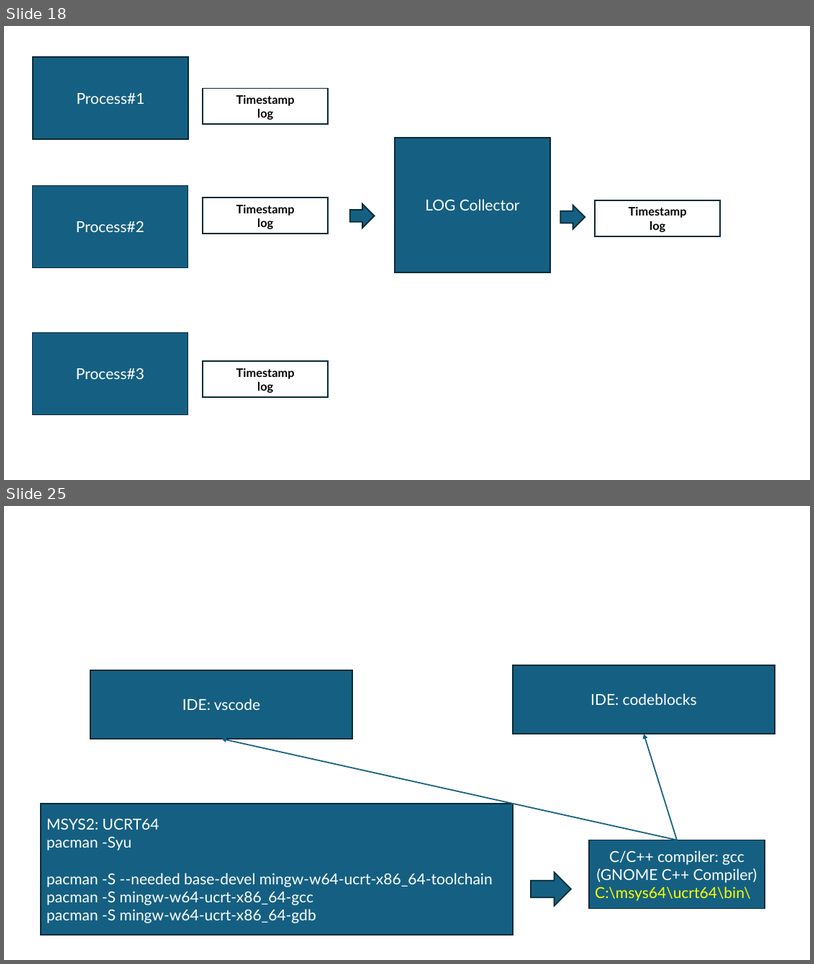
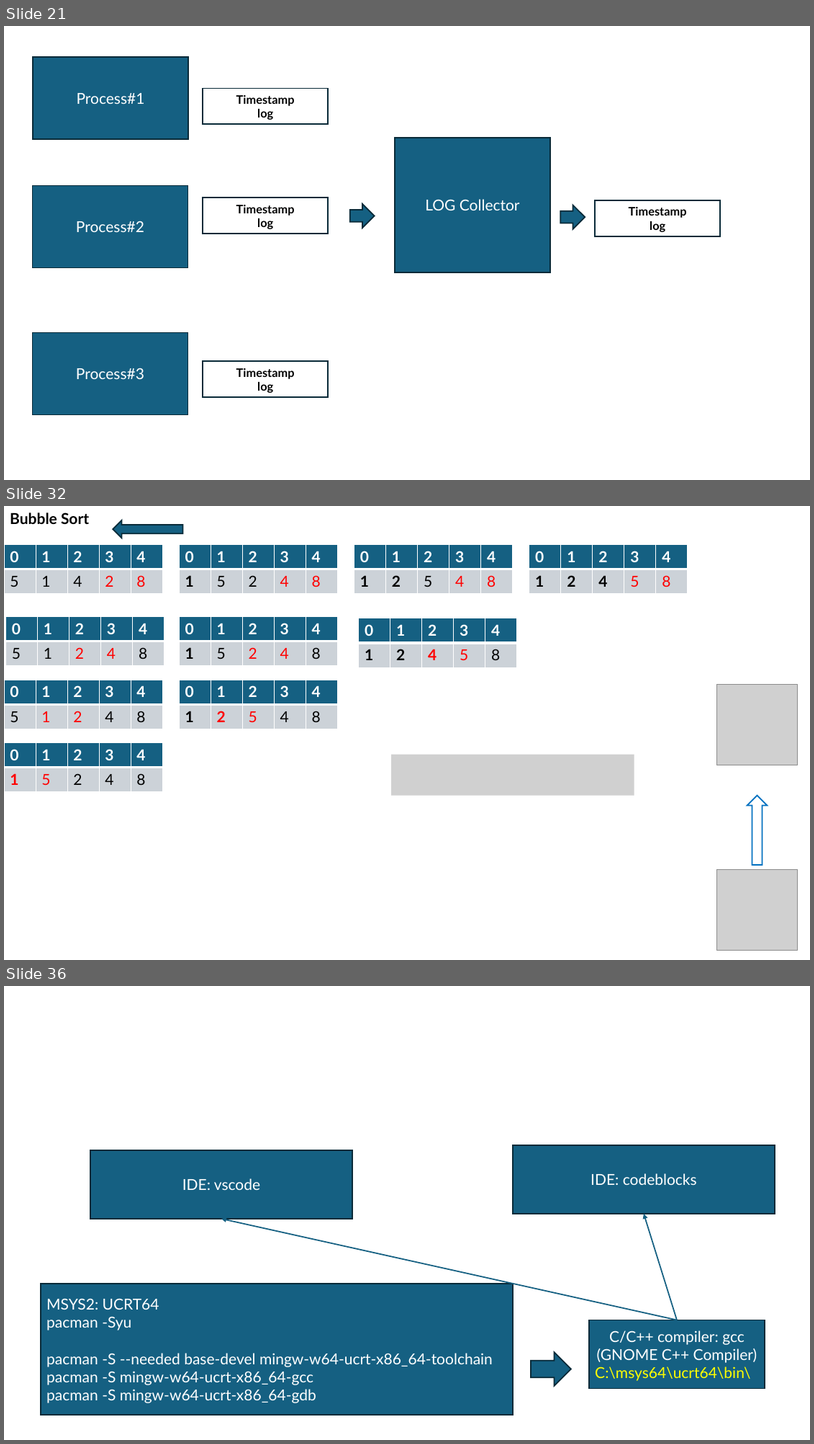
Before and after one commit to mo-mosverkstad/my_data_structure, a slide deck: ppt/dataStructure.pptx. Shown one above the other, each under a label of ours: slides 18 and 25 before the commit, slides 21, 32 and 36 after it; the slides between them are not shown. The pictures are 814x964 and 814x1444 pixels, drawn with LibreOffice and Linux fonts; fonts in the diff are those of the drawing; grey boxes stand for pictures. Boxes give left, top, right and bottom in pixels: in the first picture for what was removed or moved away, otherwise in the second. Text is boxed around its words. In the diff, an @@ line names an element or a change of style, - is before the commit and + after.

Commit message:
Heapsort, Mergesort, Bubblesort, Exchangesort
Heapsort, Mergesort, Bubblesort, Exchangesort

```diff
--- a/ppt/dataStructure.pptx
+++ b/ppt/dataStructure.pptx
@@ slide 32 added at (4,506,810,960), background #FFFFFF @@
@@ text added at (10,512,89,524), 18 pt, text #000000, bold @@
+Bubble Sort
@@ left arrow added at (113,520,183,538), fill #156082, outline #092A39 1.5 pt @@
@@ table added at (4,544,161,593), 2 rows, 5 columns @@
+0 | 1 | 2 | 3 | 4
+5 | 1 | 4 | 2 | 8
@@ table added at (180,544,337,593), 2 rows, 5 columns @@
+0 | 1 | 2 | 3 | 4
+1 | 5 | 2 | 4 | 8
@@ table added at (354,544,512,593), 2 rows, 5 columns @@
+0 | 1 | 2 | 3 | 4
+1 | 2 | 5 | 4 | 8
@@ table added at (530,545,687,594), 2 rows, 5 columns @@
+0 | 1 | 2 | 3 | 4
+1 | 2 | 4 | 5 | 8
@@ table added at (6,617,163,666), 2 rows, 5 columns @@
+0 | 1 | 2 | 3 | 4
+5 | 1 | 2 | 4 | 8
@@ table added at (180,617,337,666), 2 rows, 5 columns @@
+0 | 1 | 2 | 3 | 4
+1 | 5 | 2 | 4 | 8
@@ table added at (359,618,517,667), 2 rows, 5 columns @@
+0 | 1 | 2 | 3 | 4
+1 | 2 | 4 | 5 | 8
@@ table added at (4,680,161,728), 2 rows, 5 columns @@
+0 | 1 | 2 | 3 | 4
+5 | 1 | 2 | 4 | 8
@@ table added at (180,680,337,728), 2 rows, 5 columns @@
+0 | 1 | 2 | 3 | 4
+1 | 2 | 5 | 4 | 8
@@ picture added at (718,684,797,764) @@
@@ table added at (4,743,161,792), 2 rows, 5 columns @@
+0 | 1 | 2 | 3 | 4
+1 | 5 | 2 | 4 | 8
@@ picture added at (392,754,635,795) @@
@@ up arrow added at (748,795,767,865), outline #0070C0 1.5 pt @@
@@ picture added at (718,869,797,950) @@
@@ what was slide 18 is now slide 21 @@
@@ what was slide 25 is now slide 36 @@
```
Also in this commit, not shown: 7 slides changed, 10 other slides added.
